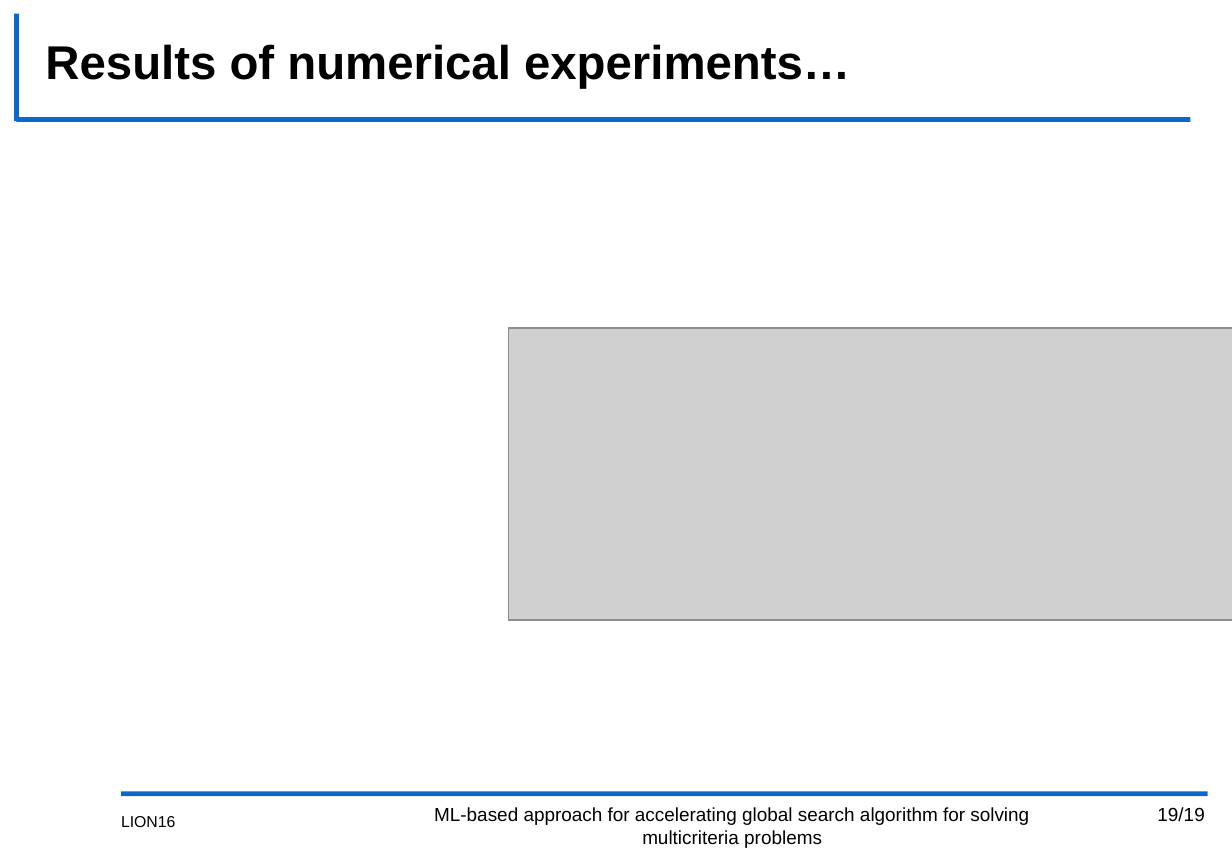
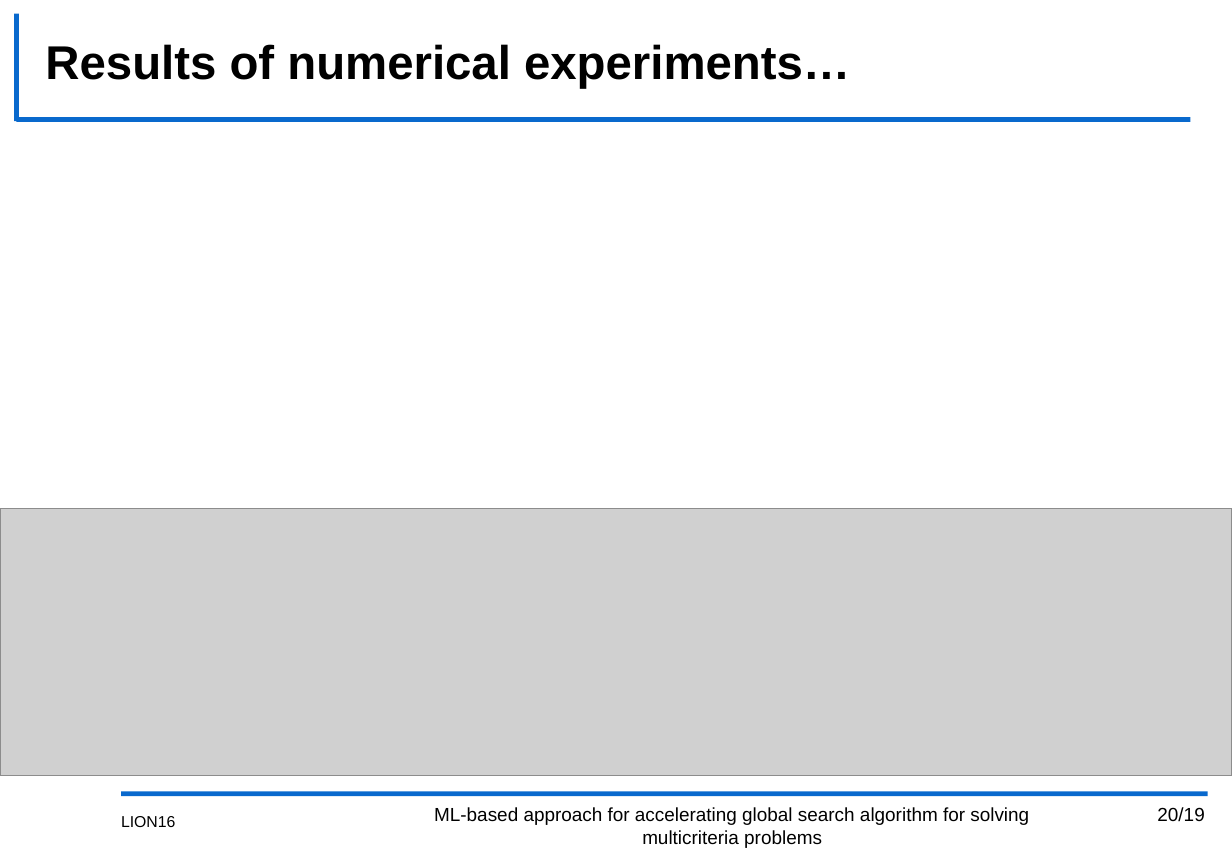
Before and after one commit to kabarkalov/GlobOptPapers, a slide deck: slide 20 of 2022/LION/LION16.pptx (slide 19 before the commit). Drawn at 1232x853 pixels with LibreOffice and Linux fonts; fonts in the diff are those of the drawing; grey boxes stand for pictures; background and template pictures are left out. Boxes give left, top, right and bottom in pixels: in the first picture for what was removed or moved away, otherwise in the second. Text is boxed around its words. In the diff, an @@ line names an element or a change of style, - is before the commit and + after.

```diff
--- a/2022/LION/LION16.pptx
+++ b/2022/LION/LION16.pptx
@@ picture removed at bbox=[508, 328, 1232, 620] @@
@@ picture added at bbox=[0, 508, 1232, 776] @@
@@ page number at bbox=[1157, 807, 1204, 821]: text changed @@
-19/19
+20/19
```
Also in this commit, not shown: 11 other slides changed.
